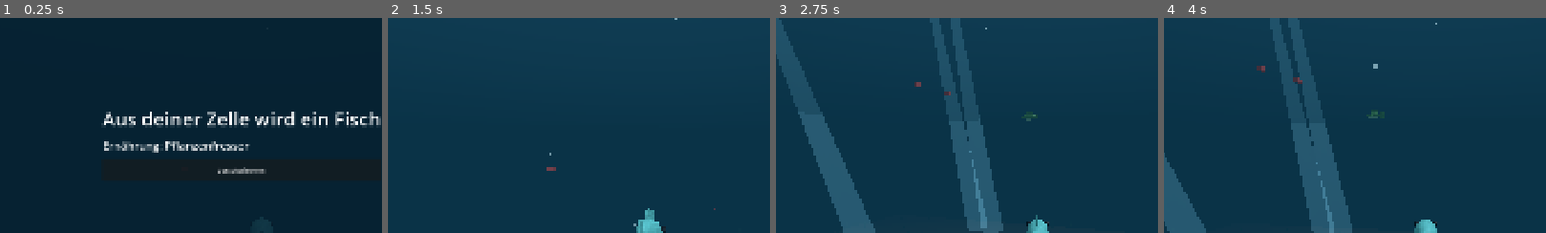
Above: before the commit, frames 1-4 (left to right).
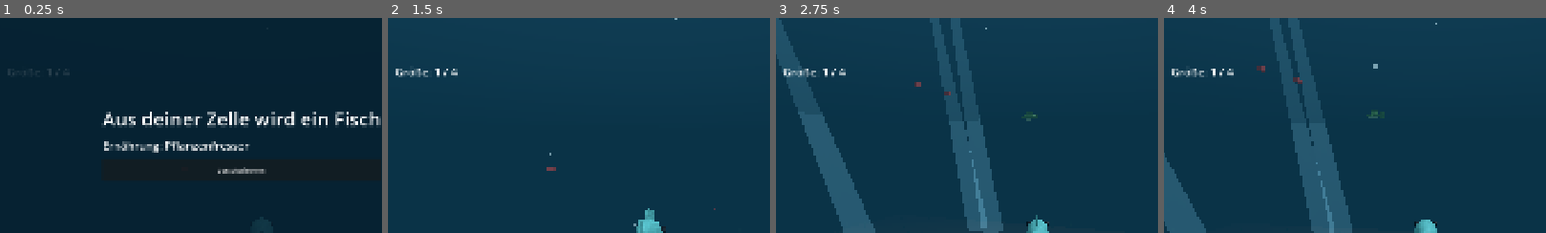
Above: after the commit, the same moments.

Repository: Mayo73/agenthub-backup
Game: Godot game, scene res://scenes/fish.tscn
Two runs of this game, one before a commit and one after it. Both use one fixed random seed, a clock stepped at 60 frames per second and the inputs below. This scene is started directly instead of the project's main scene.
Inputs (mouse positions are % of the whole screen's width and height, from its top left):
- Up to frame 1 (0.25 s): no input
- Up to frame 2 (1.5 s): click "Losschwimmen" at 0.5 s; tap Enter at 1.25 s; move the mouse to (72, 45) at 1.27 s; hold D (rechts) from 1.28 s (still down); hold Shift (abtauchen) from 1.28 s (still down); click (72, 45) at 1.42 s
- Up to frame 3 (2.75 s): release D (rechts) at 2 s; release Shift (abtauchen) at 2 s; drag from (30, 55) to (45, 70) at 2.02 s
- Up to frame 4 (4 s): move the mouse to (60, 28) at 2.77 s; hold D (rechts) 2.78-3.5 s; tap E (entwickeln) at 2.85 s; click "Weiterschwimmen" at 3.5 s
The pictures show only the part of the screen within x 16-66%, y 0-50%; the shares and areas given below are measured in that part.

The runs differ from the first frame. In frame 1, less than 0.1% of the frame differs, in the area x 2-18%, y 23-27%; in frame 2, 0.3%, in the area x 2-19%, y 23-28%; in frame 3, 0.3%; in frame 4, 0.3%.

Commit message:
T-0300: Anzeige zeigt die Größe des Fischs
Erstellt vom lokalen Agent (Modell qwen3.5:35b-a3b, Versuch 1 von 5).

Diff:
--- a/scripts/fish_hud.gd
+++ b/scripts/fish_hud.gd
@@ -10,6 +10,7 @@
 var growth_label: Label
 var health_label: Label
 var upgrade_label: Label
+var size_label: Label
 var help_label: Label
 var message_label: Label
 var message_left := 0.0
@@ -26,6 +27,7 @@
 	upgrade_label.text = UPGRADE_HINT
 	upgrade_label.add_theme_color_override("font_color", Color(1.0, 0.9, 0.45))
 	upgrade_label.visible = false
+	size_label = make_label("Size", Vector2(320, 116), 28)
 	help_label = make_label("Help", Vector2(40, 1010), 22)
 	help_label.text = HELP
 	message_label = make_label("Message", Vector2(560, 140), 30)
@@ -53,6 +55,10 @@
 	return "Wachstum: %d / %d" % [progress.growth, FishProgress.GROWTH_NEEDED[progress.stage]]
 
 
+static func size_text(progress: FishProgress) -> String:
+	return "Größe: %d / %d" % [progress.stage + 1, FishProgress.SIZES.size()]
+
+
 func show_depth(depth: float) -> void:
 	depth_label.text = depth_text(depth)
 
@@ -60,6 +66,7 @@
 func show_progress(progress: FishProgress) -> void:
 	dna_label.text = "DNA: %d" % progress.dna
 	growth_label.text = growth_text(progress)
+	size_label.text = size_text(progress)
 
 
 func show_message(text: String, seconds: float = 4.0) -> void:
--- a/tests/test_fish_hud.gd
+++ b/tests/test_fish_hud.gd
@@ -79,3 +79,18 @@
 	hud.show_upgrade_hint(false)
 	check(!hud.upgrade_label.visible, "Nach show_upgrade_hint(false) unsichtbar")
 	hud.free()
+
+
+func test_groesse_text() -> void:
+	var p := FishProgress.new()
+	check_eq(FishHud.size_text(p), "Größe: 1 / 4", "size_text(stage=0)")
+	p.stage = 3
+	check_eq(FishHud.size_text(p), "Größe: 4 / 4", "size_text(stage=3)")
+
+
+func test_groesse_anzeige() -> void:
+	check_eq(hud.size_label.text, "Größe: 1 / 4", "size_label.text initial")
+	var p := FishProgress.new()
+	p.stage = 1
+	hud.show_progress(p)
+	check_eq(hud.size_label.text, "Größe: 2 / 4", "size_label.text nach show_progress(stage=1)")
